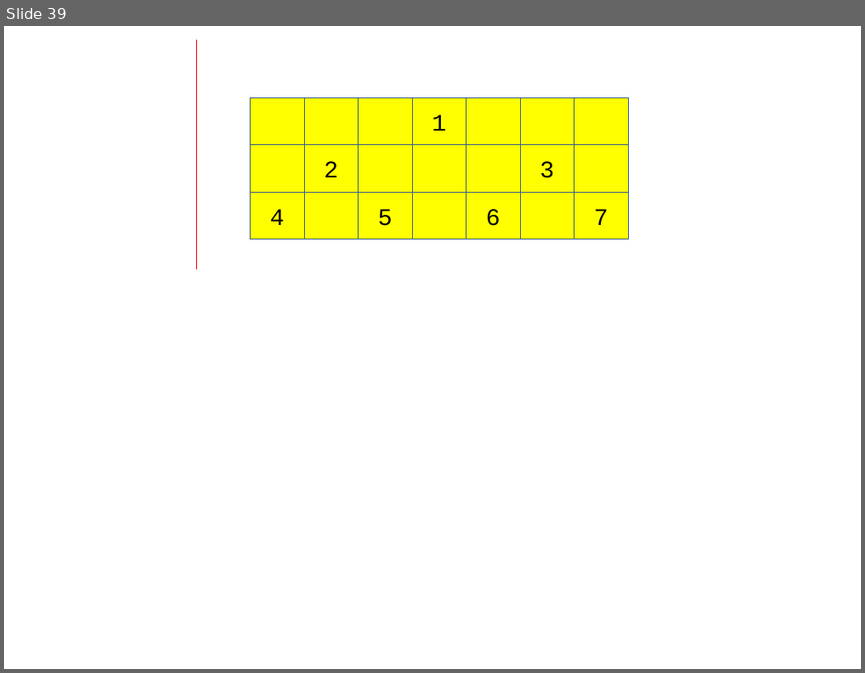
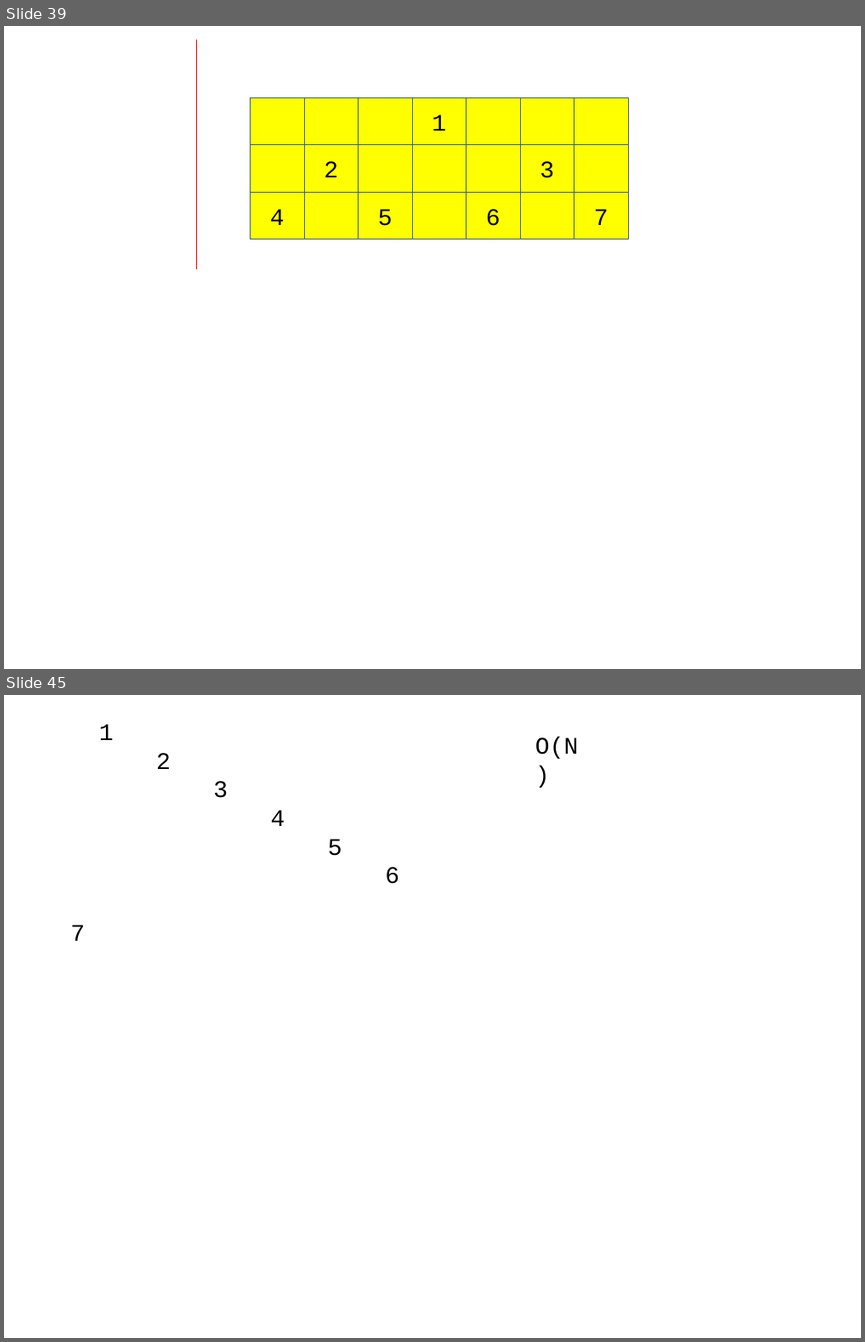
Before and after one commit to chisun-joung/osdsalgo_c, a slide deck: 02_day.pptx. Shown one above the other, each under a label of ours: slide 39 before the commit, slides 39 and 45 after it; the slides between them are not shown. The pictures are 865x673 and 865x1342 pixels, drawn with LibreOffice and Linux fonts; fonts in the diff are those of the drawing. Boxes give left, top, right and bottom in pixels: in the first picture for what was removed or moved away, otherwise in the second. Text is boxed around its words. In the diff, an @@ line names an element or a change of style, - is before the commit and + after.

```diff
--- a/02_day.pptx
+++ b/02_day.pptx
@@ slide 45 added at bbox=[4, 695, 861, 1338], background #FFFFFF @@
@@ text added at bbox=[70, 724, 399, 941], 20 pt, text #000000 @@
+1
+2
+3
+4
+5
+6
+7
@@ text added at bbox=[535, 737, 578, 759], 20 pt, text #000000 @@
+O(N)
```
Also in this commit, not shown: 5 other slides added, 3 other files.
